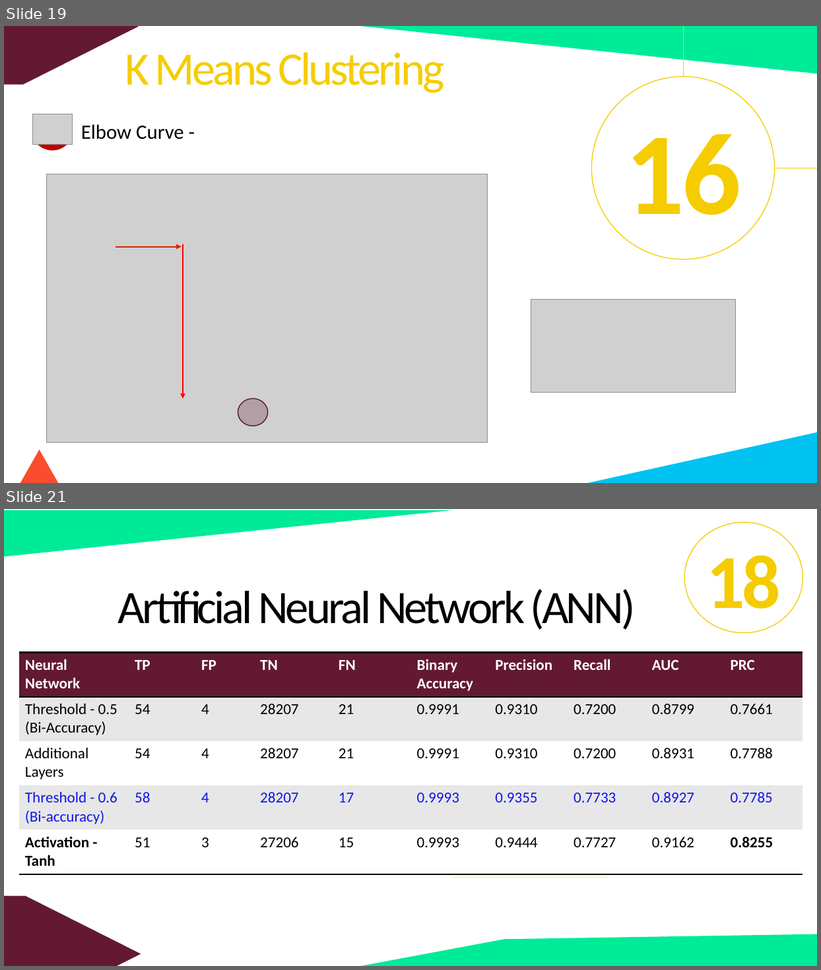
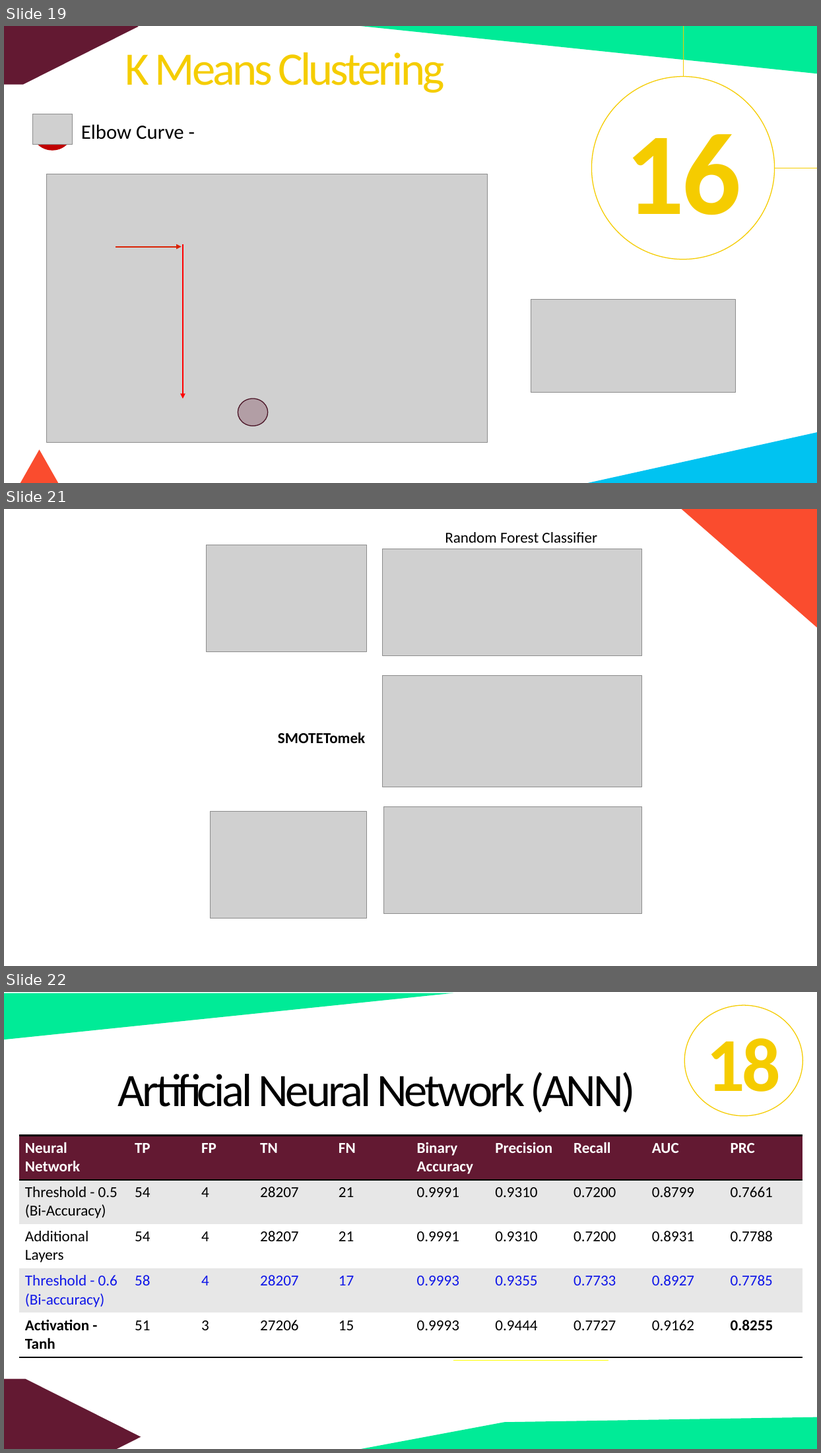
Before and after one commit to fbrowther/Detecting-Fraudulent-Credit-Card-Transactions-Using-Machine-Learning, a slide deck: Presentation - CreditCardTransactions.pptx. Shown one above the other, each under a label of ours: slides 19 and 21 before the commit, slides 19, 21 and 22 after it; the slides between them are not shown. The pictures are 821x970 and 821x1453 pixels, drawn with LibreOffice and Linux fonts; fonts in the diff are those of the drawing; grey boxes stand for pictures. Boxes give left, top, right and bottom in pixels: in the first picture for what was removed or moved away, otherwise in the second. Text is boxed around its words. In the diff, an @@ line names an element or a change of style, - is before the commit and + after.

```diff
--- a/Presentation - CreditCardTransactions.pptx
+++ b/Presentation - CreditCardTransactions.pptx
@@ slide 21 added at [4, 509, 817, 966], background #FFFFFF @@
@@ right triangle added at [682, 509, 817, 627], fill #FA4C2E @@
@@ picture added at [207, 545, 367, 652] @@
@@ text added at [445, 532, 597, 543], 18 pt, text #000000 @@
+Random Forest Classifier
@@ picture added at [383, 549, 642, 656] @@
@@ picture added at [383, 675, 642, 788] @@
@@ text added at [278, 732, 365, 743], 18 pt, text #000000, bold @@
+SMOTETomek
@@ picture added at [210, 811, 366, 918] @@
@@ picture added at [384, 807, 642, 914] @@
@@ what was slide 21 is now slide 22 @@
```
Also in this commit, not shown: 2 slides changed, 4 other files.
